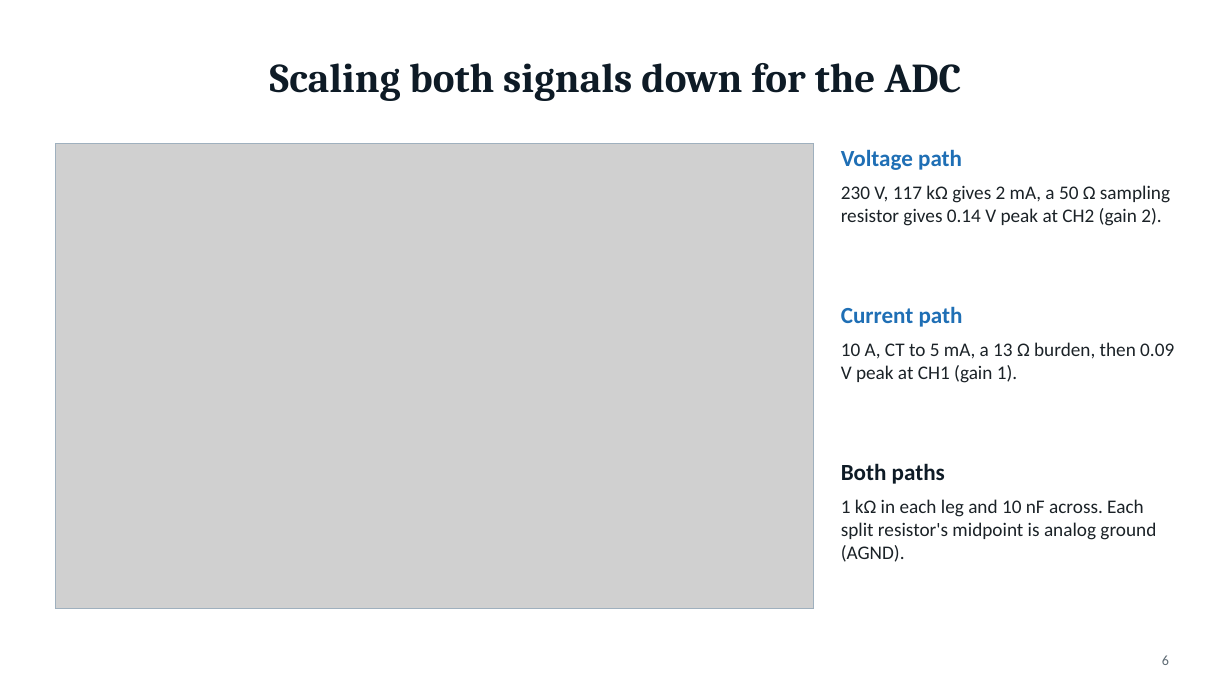
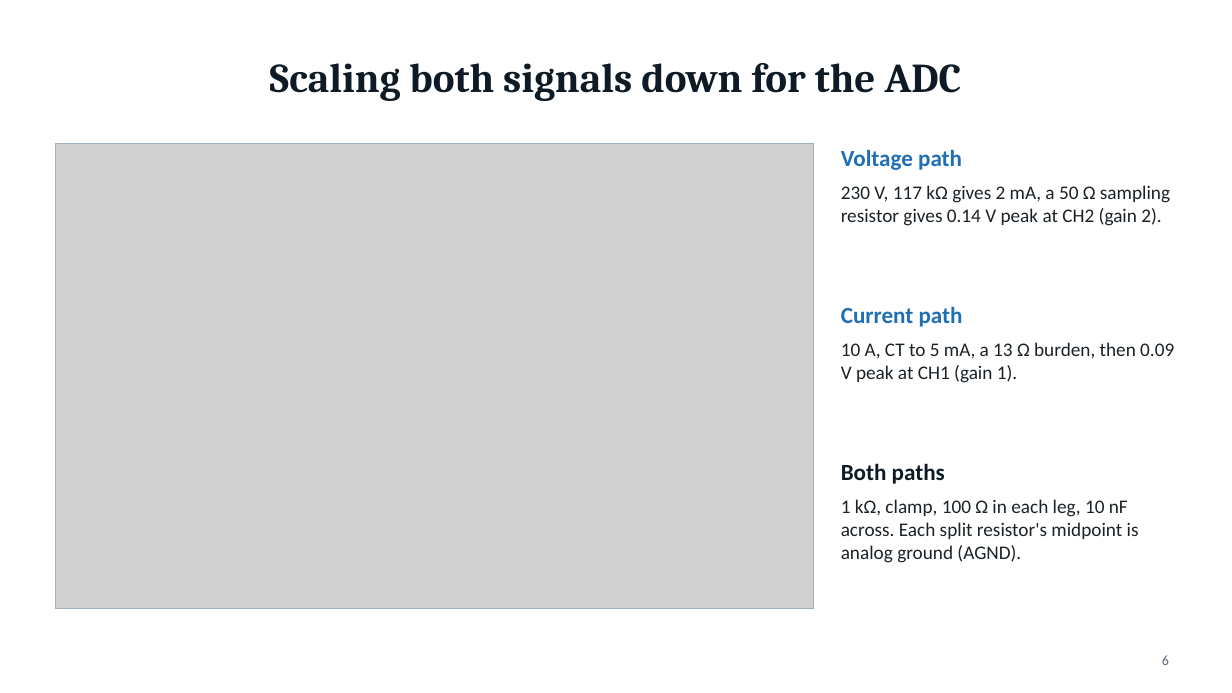
Before and after one commit to PowerWorksLab/PowerLenz, a slide deck: slide 6 of documentation/presentations/powerlenz-front-end.pptx. Drawn at 1232x693 pixels with LibreOffice and Linux fonts; fonts in the diff are those of the drawing; grey boxes stand for pictures. Boxes give left, top, right and bottom in pixels: in the first picture for what was removed or moved away, otherwise in the second. Text is boxed around its words. In the diff, an @@ line names an element or a change of style, - is before the commit and + after.

```diff
--- a/documentation/presentations/powerlenz-front-end.pptx
+++ b/documentation/presentations/powerlenz-front-end.pptx
@@ text at <box>841,499,1139,563</box>: text changed @@
-1 kΩ in each leg and 10 nF across. Each split resistor's midpoint is analog ground (AGND).
+1 kΩ, clamp, 100 Ω in each leg, 10 nF across. Each split resistor's midpoint is analog ground (AGND).
```
Also in this commit, not shown: 1 other slide changed, 14 other files.
